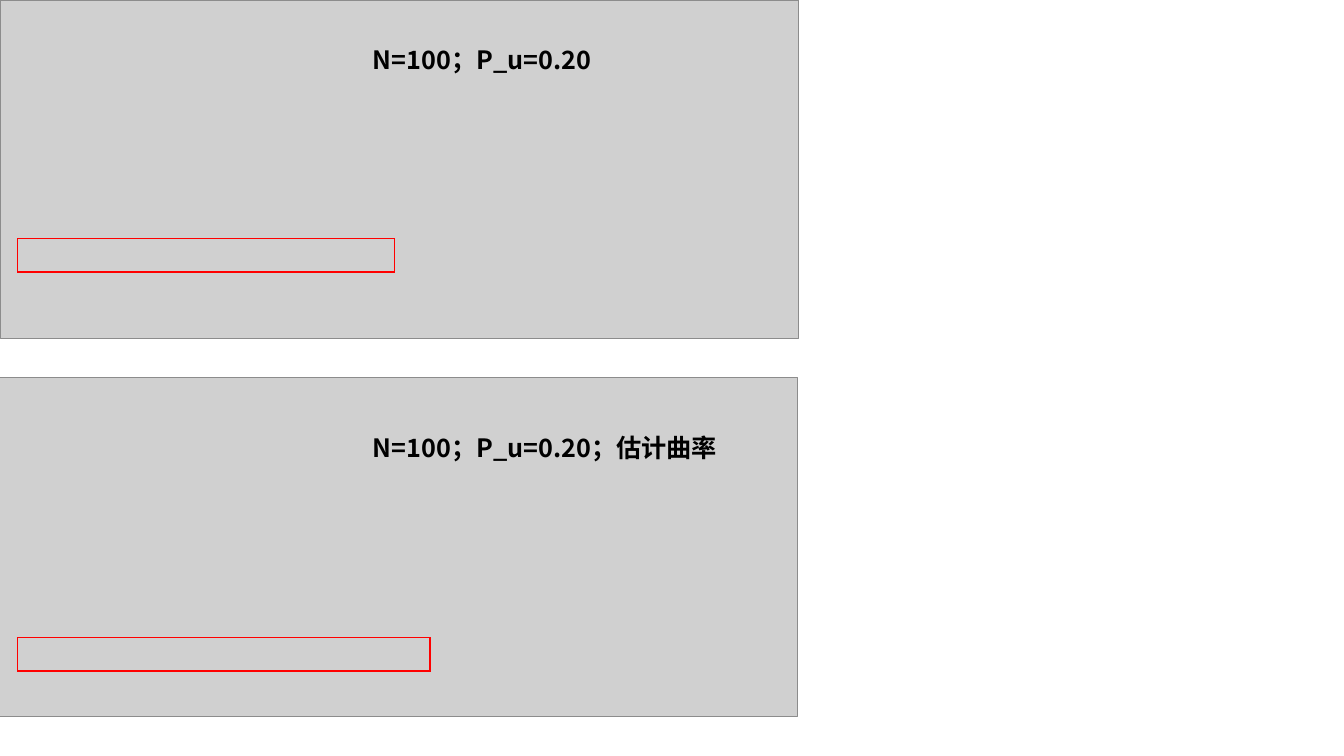
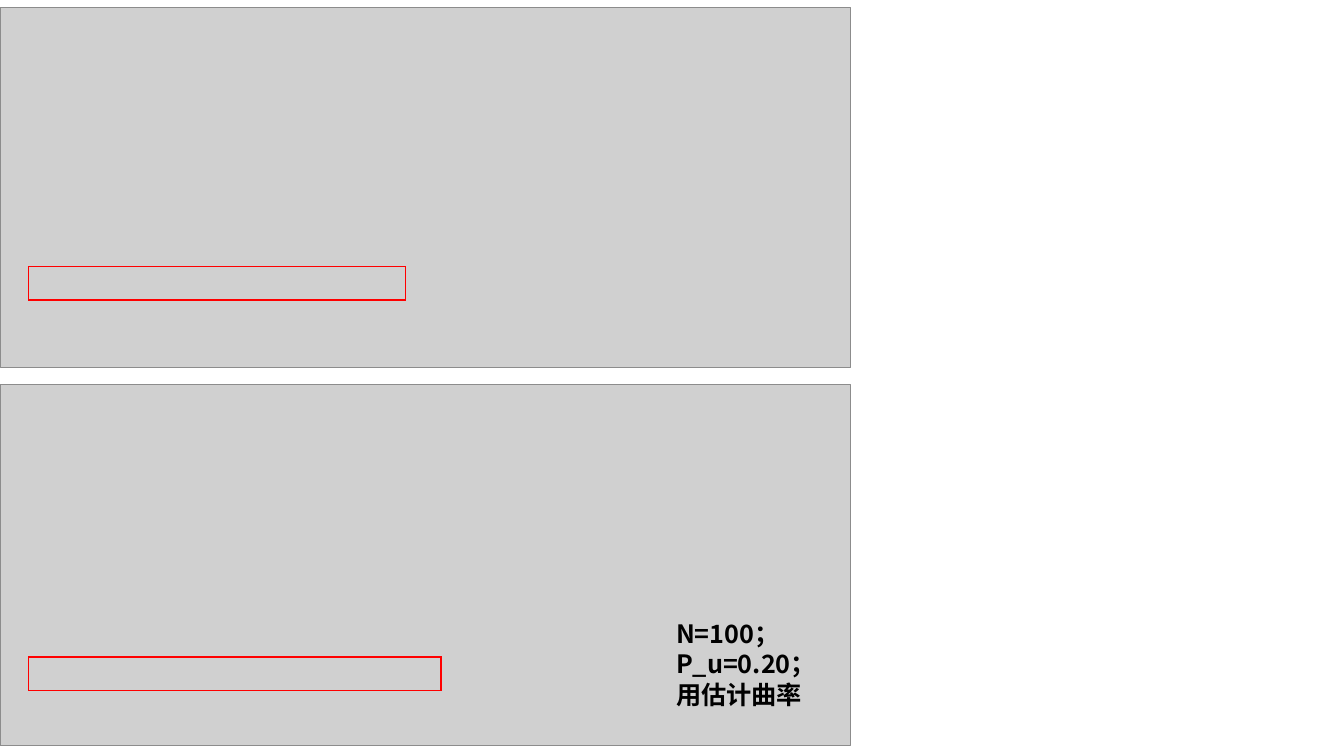
Before and after one commit to yamazakifei/Curvature, a slide deck: slide 5 of 结果记录.pptx. Drawn at 1344x756 pixels with LibreOffice and Linux fonts; fonts in the diff are those of the drawing; grey boxes stand for pictures. Boxes give left, top, right and bottom in pixels: in the first picture for what was removed or moved away, otherwise in the second. Text is boxed around its words. In the diff, an @@ line names an element or a change of style, - is before the commit and + after.

```diff
--- a/结果记录.pptx
+++ b/结果记录.pptx
@@ picture resized from (x1=0, y1=0, x2=799, y2=339) to (x1=0, y1=7, x2=850, y2=368) @@
@@ text removed at (x1=373, y1=50, x2=591, y2=74) @@
-N=100；P_u=0.20
@@ rectangle moved from (x1=17, y1=239, x2=394, y2=272) to (x1=28, y1=266, x2=405, y2=299) @@
@@ picture resized from (x1=0, y1=378, x2=799, y2=717) to (x1=0, y1=385, x2=850, y2=746) @@
@@ text at (x1=676, y1=624, x2=816, y2=707): text changed @@
-N=100；P_u=0.20；估计曲率
+N=100；
+P_u=0.20；
+用估计曲率
@@ rectangle moved from (x1=17, y1=638, x2=430, y2=671) to (x1=28, y1=657, x2=441, y2=691) @@
```
Also in this commit, not shown: 3 other slides changed, 6 slides added, 1 slide removed, 32 other files.
